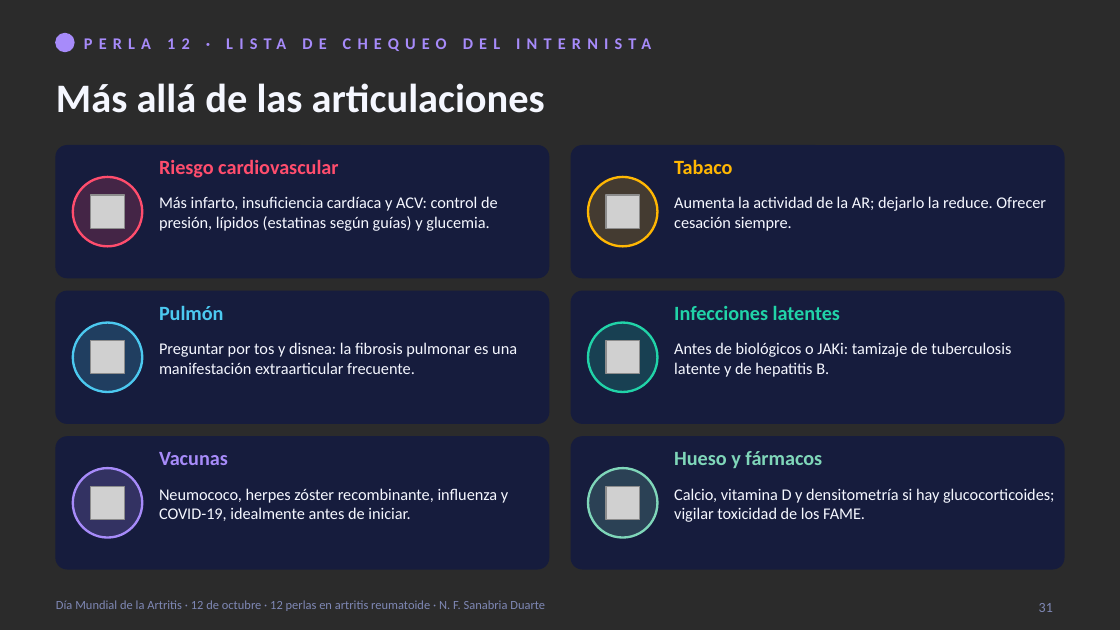
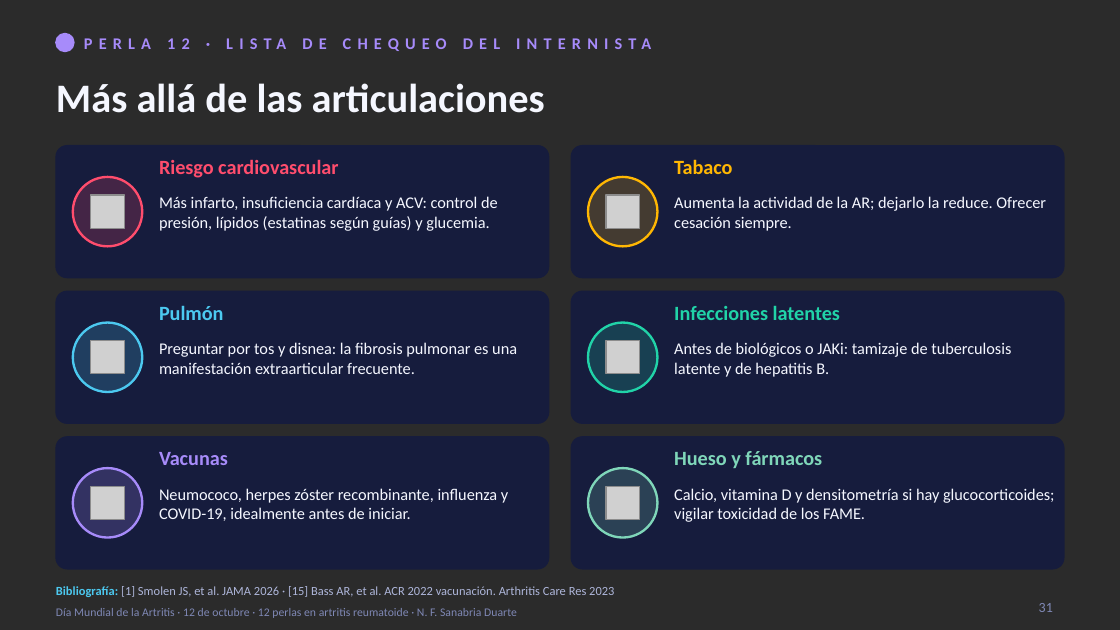
Before and after one commit to nestor120512/nes, a slide deck: slide 31 of 12_perlas_artritis_reumatoide.pptx. Drawn at 1120x630 pixels with LibreOffice and Linux fonts; fonts in the diff are those of the drawing; grey boxes stand for pictures; background and template pictures are left out; a plain dark background stands for a picture behind light text. Boxes give left, top, right and bottom in pixels: in the first picture for what was removed or moved away, otherwise in the second. Text is boxed around its words. In the diff, an @@ line names an element or a change of style, - is before the commit and + after.

```diff
--- a/12_perlas_artritis_reumatoide.pptx
+++ b/12_perlas_artritis_reumatoide.pptx
@@ text added at [56, 586, 614, 597], 8 pt, text #AEB6DA @@
+Bibliografía: [1] Smolen JS, et al. JAMA 2026 · [15] Bass AR, et al. ACR 2022 vacunación. Arthritis Care Res 2023
@@ text "Día Mundial de la Artritis ..." at [56, 608, 517, 618]: size 8 to 7.5 pt; vertical alignment top to middle @@
```
Also in this commit, not shown: 34 other slides changed.
